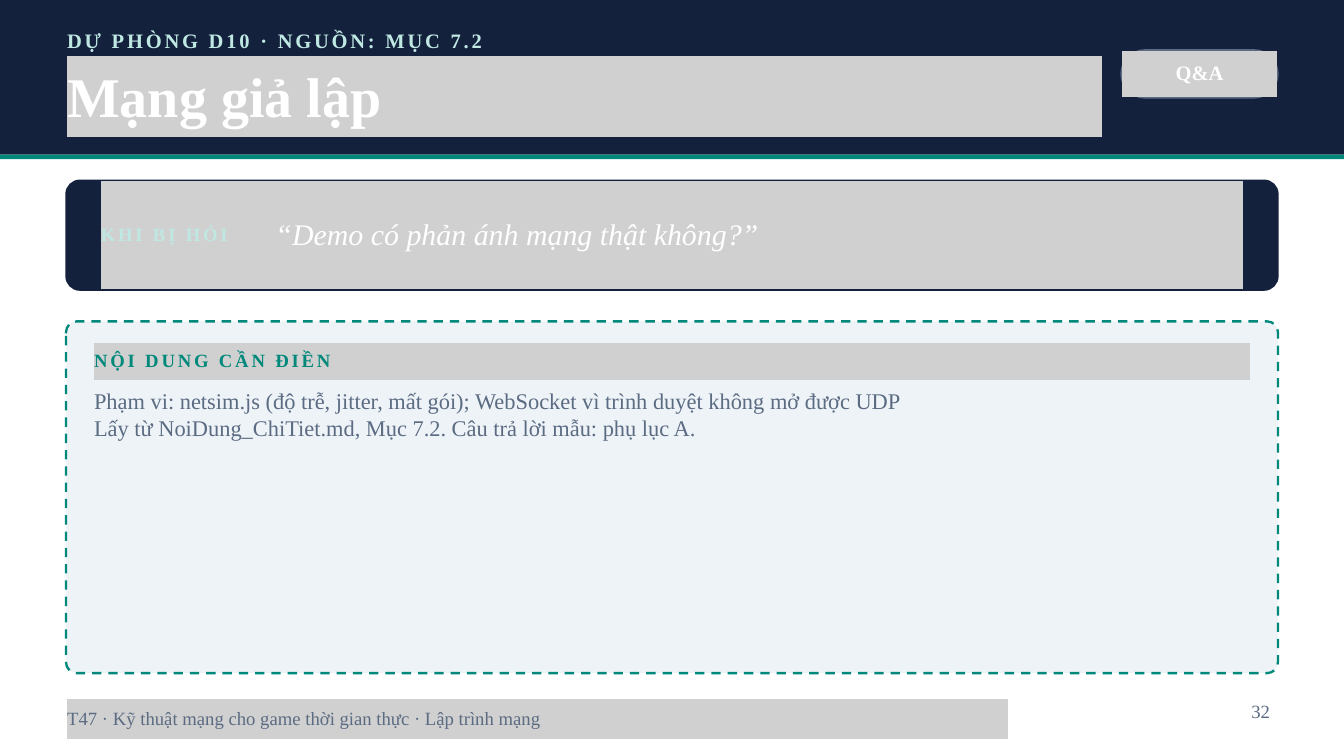
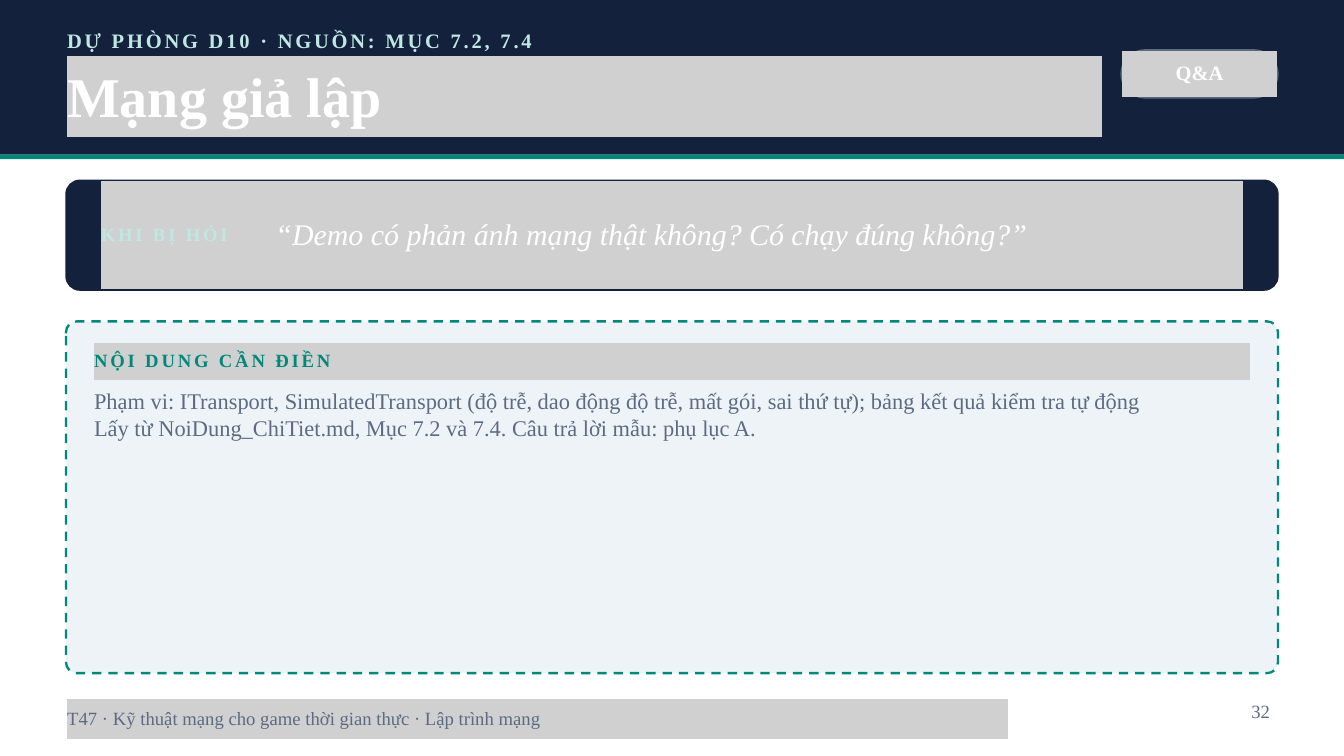
Before and after one commit to luulichma/BTL_LTM_Topic47, a slide deck: slide 32 of slides/T47_ThuyetTrinh_Khung_New.pptx. Drawn at 1344x756 pixels with LibreOffice and Linux fonts; fonts in the diff are those of the drawing; grey boxes stand for pictures. Boxes give left, top, right and bottom in pixels: in the first picture for what was removed or moved away, otherwise in the second. Text is boxed around its words. In the diff, an @@ line names an element or a change of style, - is before the commit and + after.

Commit message:
update_demo

```diff
--- a/slides/T47_ThuyetTrinh_Khung_New.pptx
+++ b/slides/T47_ThuyetTrinh_Khung_New.pptx
@@ text at [67, 32, 531, 52]: text changed @@
-DỰ PHÒNG D10 · NGUỒN: MỤC 7.2
+DỰ PHÒNG D10 · NGUỒN: MỤC 7.2, 7.4
@@ text at [275, 225, 1027, 251]: text changed @@
-“Demo có phản ánh mạng thật không?”
+“Demo có phản ánh mạng thật không? Có chạy đúng không?”
@@ text at [94, 392, 1139, 441]: text changed @@
-Phạm vi: netsim.js (độ trễ, jitter, mất gói); WebSocket vì trình duyệt không mở được UDP
-Lấy từ NoiDung_ChiTiet.md, Mục 7.2. Câu trả lời mẫu: phụ lục A.
+Phạm vi: ITransport, SimulatedTransport (độ trễ, dao động độ trễ, mất gói, sai thứ tự); bảng kết quả kiểm tra tự động
+Lấy từ NoiDung_ChiTiet.md, Mục 7.2 và 7.4. Câu trả lời mẫu: phụ lục A.
```
Also in this commit, not shown: 5 other slides changed, 7 other files.
